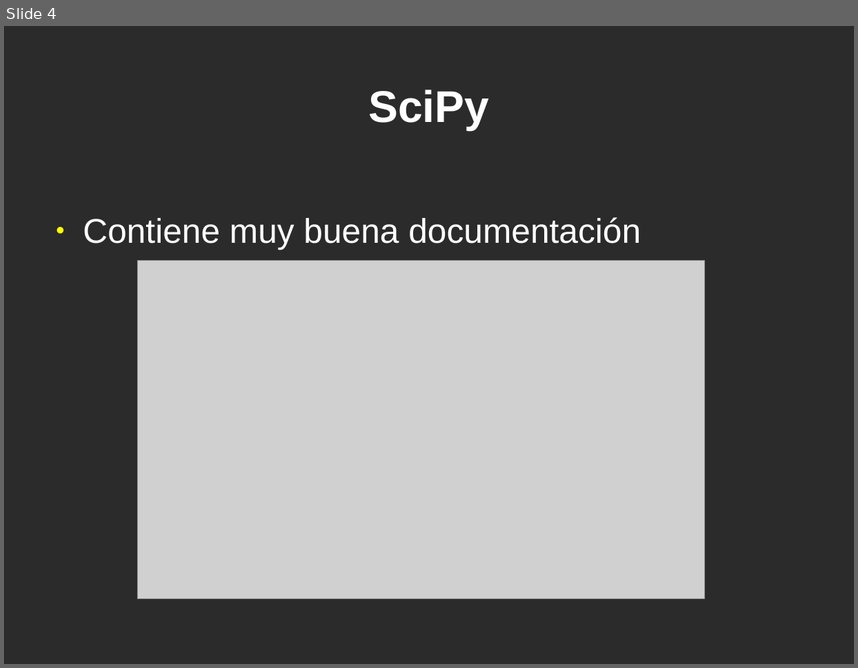
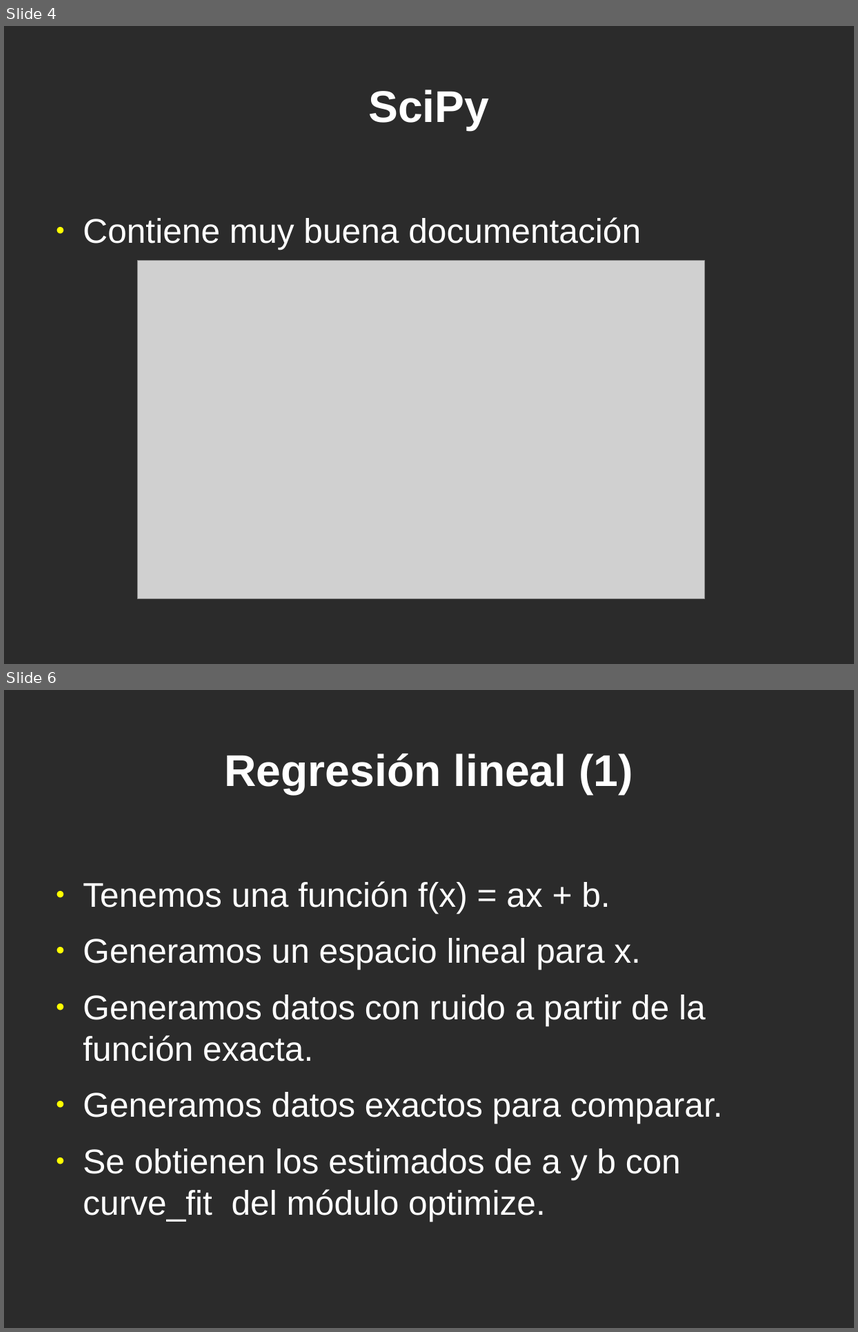
Before and after one commit to jeudy/clases_topicosI2013, a slide deck: 12-Librerias-Scipy.odp. Shown one above the other, each under a label of ours: slide 4 before the commit, slides 4 and 6 after it; the slides between them are not shown. The pictures are 858x668 and 858x1332 pixels, drawn with LibreOffice and Linux fonts; fonts in the diff are those of the drawing; grey boxes stand for pictures; background and template pictures are left out; a plain dark background stands for a picture behind light text. Boxes give left, top, right and bottom in pixels: in the first picture for what was removed or moved away, otherwise in the second. Text is boxed around its words. In the diff, an @@ line names an element or a change of style, - is before the commit and + after.

```diff
--- a/12-Librerias-Scipy.odp
+++ b/12-Librerias-Scipy.odp
@@ slide 6 added at (x1=4, y1=690, x2=854, y2=1328), background picture (left out) @@
@@ title added at (x1=225, y1=753, x2=633, y2=794), 41.4 pt, text #FFFFFF, bold @@
+Regresión lineal (1)
@@ text added at (x1=83, y1=881, x2=723, y2=1221), 32 pt, text #FFFFFF @@
+● Tenemos una función f(x) = ax + b.
+● Generamos un espacio lineal para x.
+● Generamos datos con ruido a partir de la función exacta.
+● Generamos datos exactos para comparar.
+● Se obtienen los estimados de a y b con curve_fit del módulo optimize.
```
Also in this commit, not shown: 17 other slides added.
